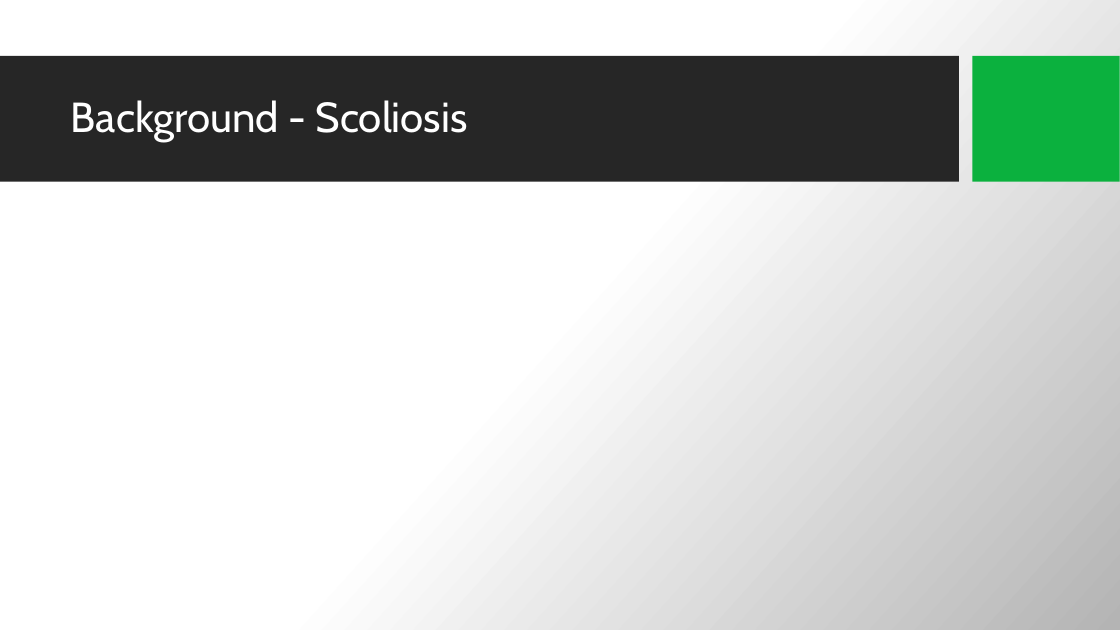
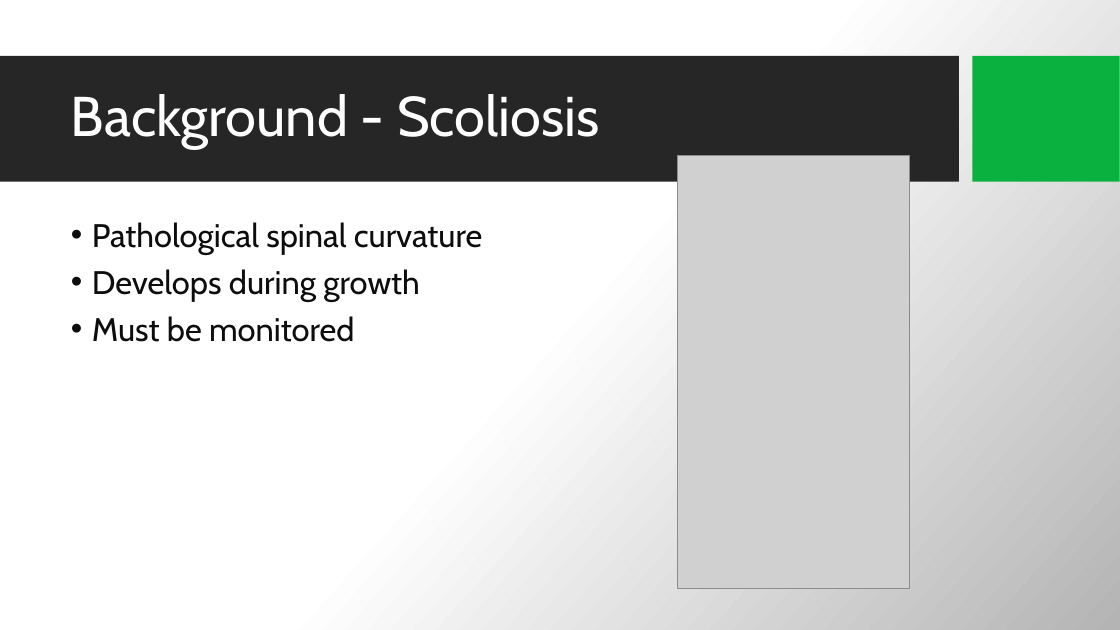
Before and after one commit to BenChurch/Fall2016, a slide deck: slide 3 of CISC874/Project/Presentation/0bc15Presentation.pptx. Drawn at 1120x630 pixels with LibreOffice and Linux fonts; fonts in the diff are those of the drawing; grey boxes stand for pictures; background and template pictures are left out. Boxes give left, top, right and bottom in pixels: in the first picture for what was removed or moved away, otherwise in the second. Text is boxed around its words. In the diff, an @@ line names an element or a change of style, - is before the commit and + after.

```diff
--- a/CISC874/Project/Presentation/0bc15Presentation.pptx
+++ b/CISC874/Project/Presentation/0bc15Presentation.pptx
@@ title "Background - Scoliosis" at [71,94,600,149]: size 36 to 48 pt @@
@@ picture added at [678,155,910,589] @@
@@ text added at [92,222,482,342], 28 pt, text #0D0D0D @@
+• Pathological spinal curvature
+• Develops during growth
+• Must be monitored
```
Also in this commit, not shown: 5 other slides changed, 5 slides added, 1 slide removed, 24 other files.
